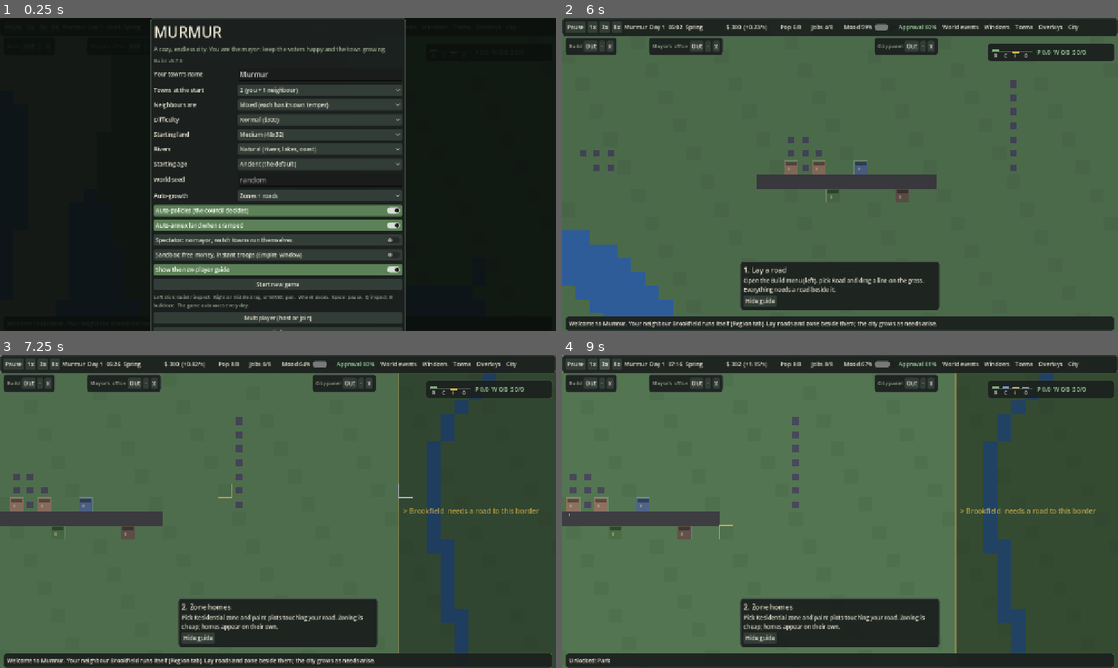
Above: before the commit, frames 1-4 (two rows, left to right).
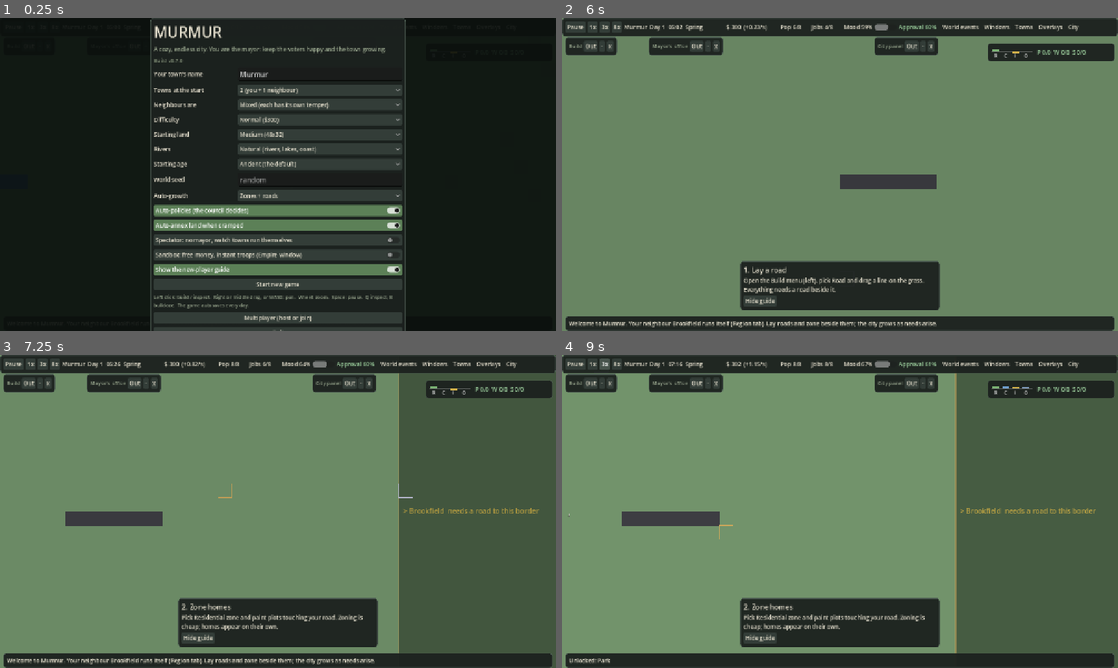
Above: after the commit, the same moments.

Repository: krugerhomeassistant/murmur
Game: Godot game, scene res://scenes/main.tscn
Two runs of this game, one before a commit and one after it. Both use one fixed random seed, a clock stepped at 60 frames per second and the inputs below.
Inputs (mouse positions are in pixels of both pictures, inside the frame that each line leads up to):
- Up to frame 1 (0.25 s): no input
- Up to frame 2 (6 s): click "x" at 0.5 s; click "x" at 1.25 s; click "x" at 2 s; click "Normal ($300)" at 2.75 s; click "Normal ($300)" at 3.5 s; click "Show the new-player guide" at 4.25 s; click "Show the new-player guide" at 5 s; click "Start new game" at 5.75 s
- Up to frame 3 (7.25 s): tap Enter at 6.5, 6.6 s; move the mouse to (400, 495) at 6.52 s; hold D from 6.53 s (still down); click (400, 495) at 6.67 s; tap Space at 6.77, 7.07 s
- Up to frame 4 (9 s): release D at 7.25 s; drag from (728, 527) to (812, 574) at 7.27 s; click "1x" at 8 s; click "3x" at 8.75 s

The runs differ from the first frame. In frame 2, 79% of the frame differs, in the area x 0-100%, y 0-100%; in frame 3, 58%; in frame 4, 57%.
Error after the commit: Parse Error: Cannot find member "LAMP" in base "Catalog.Id". (res://scripts/art.gd:58)

Commit message:
Buildings by age: stalls, workshops, timber shops, smithies; art for thirteen buildings without any

Diff:
--- a/client/scripts/art.gd
+++ b/client/scripts/art.gd
@@ -55,7 +55,7 @@
 
 
 static func _has(id: int) -> bool:
-	return id in [T.FIRE, T.POLICE, T.CLINIC, T.HOSPITAL, T.SCH …(351 unchanged characters)… T.PORT, T.NAVYARD, T.FISHDOCK, T.FOUNDRY]
+	return id in [T.FIRE, T.POLICE, T.CLINIC, T.HOSPITAL, T.SCH …(351 unchanged characters)… T.PORT, T.NAVYARD, T.FISHDOCK, T.FOUNDRY, T.WELL, T.LAMP, T.LUMBER, T.SAWMILL, T.TOOLWORKS, T.RAILYARD, T.REFINERY, T.ARMOURY, T.HYDRO, T.RESERVOIR, T.GAS, T.NUCLEAR, T.DESAL]
 
 
 static func _draw(ci: CanvasItem, id: int, night: bool, k: Color) -> void:
@@ -443,6 +443,108 @@
 			_r(ci, 20, 4, 5, 12, Color("5a4a44") * k)
 			ci.draw_circle(Vector2(22, 4 + 2.0 * sin(t * 2.0)), 3.0, Color(1.0, 0.55, 0.2, 0.7))
 			_r(ci, 10, 20, 8, 9, Color("e67e22") * k)
+		T.WELL:  # a ring of stone, a little roof and a bucket
+			ci.draw_circle(Vector2(16, 20), 8.0, Color(0, 0, 0, 0.16))
+			ci.draw_circle(Vector2(16, 18), 7.0, Color("8d8a82") * k)
+			ci.draw_circle(Vector2(16, 18), 4.5, Color("2b5f8f"))
+			ci.draw_circle(Vector2(15, 17), 1.5, Color(1, 1, 1, 0.3))
+			_r(ci, 8, 8, 2, 10, Color("5a432a") * k)
+			_r(ci, 22, 8, 2, 10, Color("5a432a") * k)
+			_tri(ci, Vector2(6, 9), Vector2(26, 9), Vector2(16, 3), Color("b8964a") * k)
+			ci.draw_line(Vector2(16, 9), Vector2(16, 15), Color("5a432a"), 1.0)
+		T.LAMP:
+			ci.draw_circle(Vector2(16, 27), 2.5, Color(0, 0, 0, 0.16))
+			_r(ci, 15, 9, 2, 19, Color("3a3a3e") * k)
+			_r(ci, 12, 6, 8, 4, Color("3a3a3e") * k)
+			ci.draw_circle(Vector2(16, 8), 3.0, Color("ffe9a0") if night else Color("e8e0c0"))
+			if night:
+				ci.draw_circle(Vector2(16, 8), 9.0, Color(1, 0.9, 0.5, 0.18))
+		T.LUMBER:  # a camp: a log stack, a felled trunk and a hut
+			_r(ci, 4, 6, 14, 10, Color("8a6a40") * k)
+			_tri(ci, Vector2(3, 6), Vector2(19, 6), Vector2(11, 1), Color("b8964a") * k)
+			_r(ci, 9, 10, 4, 6, Color("3a2a1a") * k)
+			for l in 3:
+				for q in 2:
+					ci.draw_circle(Vector2(8 + l * 5.0 + q * 2.5, 24 - q * 4.0), 2.6, Color("a98856") * k)
+					ci.draw_circle(Vector2(8 + l * 5.0 + q * 2.5, 24 - q * 4.0), 1.0, Color("d8b878") * k)
+			_r(ci, 21, 18, 8, 3, Color("6e5230") * k)
+		T.SAWMILL:
+			_r(ci, 3, 12, 20, 15, Color("a98856") * k)
+			_tri(ci, Vector2(2, 12), Vector2(24, 12), Vector2(13, 5), Color("7a5a3a") * k)
+			_r(ci, 6, 17, 8, 10, Color("3a2a1a") * k)
+			ci.draw_circle(Vector2(27, 22), 4.0, Color("9aa0a6") * k)
+			ci.draw_circle(Vector2(27, 22), 1.2, Color("3a3a3e"))
+			_r(ci, 20, 6, 3, 8, Color("7a766c") * k)
+			_smoke(ci, 21.5, 6, 0.3)
+		T.TOOLWORKS:
+			_r(ci, 3, 12, 26, 16, Color("8d9aa5") * k)
+			_tri(ci, Vector2(2, 12), Vector2(30, 12), Vector2(16, 6), Color("5d6d7e") * k)
+			_r(ci, 6, 19, 6, 9, Color("3a3a3e") * k)
+			_win(ci, 16, 17, 4, 4, night)
+			_win(ci, 22, 17, 4, 4, night)
+			_r(ci, 23, 2, 4, 10, Color("7a766c") * k)
+			_smoke(ci, 25, 2, 0.5)
+			_r(ci, 14, 25, 8, 3, Color("4a4a50") * k)
+		T.RAILYARD:
+			_r(ci, 2, 20, 28, 2, Color("6a5a48") * k)
+			_r(ci, 2, 26, 28, 2, Color("6a5a48") * k)
+			for q in 7:
+				_r(ci, 3 + q * 4, 19, 1.5, 10, Color("8a6a40") * k)
+			_r(ci, 4, 8, 20, 10, Color("a05a3a") * k)  # engine shed
+			_tri(ci, Vector2(3, 8), Vector2(25, 8), Vector2(14, 3), Color("4e5058") * k)
+			_r(ci, 8, 11, 6, 7, Color("3a2a1a") * k)
+			_r(ci, 24, 14, 5, 4, Color("3a3a3e") * k)
+		T.REFINERY:
+			for q in 2:
+				_r(ci, 4 + q * 13, 14, 11, 13, Color("b0b8bc") * k)
+				ci.draw_circle(Vector2(9.5 + q * 13, 14), 5.5, Color("c4ccd0") * k)
+				_r(ci, 4 + q * 13, 18, 11, 1, Color(0, 0, 0, 0.18))
+			_r(ci, 11, 3, 3, 12, Color("7a766c") * k)
+			_r(ci, 20, 6, 2, 9, Color("7a766c") * k)
+			ci.draw_circle(Vector2(12.5, 3), 1.6, Color("ff9a3a") if night else Color("d86a2a"))
+			_smoke(ci, 21, 6, 0.2)
+		T.ARMOURY:
+			_r(ci, 3, 11, 26, 17, Color("7a7a6a") * k)
+			_r(ci, 3, 9, 26, 3, Color("5a5a4a") * k)
+			for q in 4:
+				_r(ci, 3 + q * 7, 7, 4, 3, Color("5a5a4a") * k)  # battlements
+			_r(ci, 12, 18, 8, 10, Color("3a3226") * k)
+			_flag(ci, 16, 2, Color("c0392b"))
+		T.HYDRO:  # a dam wall across the water with a turbine house
+			_r(ci, 2, 10, 28, 7, Color("9aa0a6") * k)
+			_r(ci, 2, 10, 28, 2, Color("b8bec2") * k)
+			_r(ci, 2, 17, 28, 11, Color("3f7fb8"))
+			_r(ci, 2, 20, 28, 1, Color(1, 1, 1, 0.25))
+			_r(ci, 11, 4, 10, 7, Color("7a8088") * k)
+			_win(ci, 14, 6, 4, 3, night)
+		T.RESERVOIR:
+			_r(ci, 3, 12, 26, 15, Color("8d8a82") * k)
+			_r(ci, 5, 14, 22, 11, Color("3a86c8"))
+			_r(ci, 5, 17, 22, 1, Color(1, 1, 1, 0.3))
+			_r(ci, 12, 5, 8, 8, Color("9aa0a6") * k)
+			_tri(ci, Vector2(11, 5), Vector2(21, 5), Vector2(16, 1), Color("5d6d7e") * k)
+		T.GAS:
+			_r(ci, 3, 14, 18, 13, Color("a0a8ac") * k)
+			_r(ci, 3, 12, 18, 3, Color("7a8088") * k)
+			_r(ci, 23, 4, 5, 23, Color("b0b8bc") * k)
+			_r(ci, 23, 4, 5, 3, Color("c0392b") * k)
+			_win(ci, 7, 18, 4, 4, night)
+			_win(ci, 13, 18, 4, 4, night)
+			_smoke(ci, 25.5, 4, 0.1)
+		T.NUCLEAR:
+			ci.draw_colored_polygon(PackedVector2Array([Vector2(3, 28), Vector2(8, 10), Vector2(18, 10), Vector2(23, 28)]), Color("c4c8cc") * k)
+			ci.draw_colored_polygon(PackedVector2Array([Vector2(13, 10), Vector2(18, 10), Vector2(23, 28), Vector2(16, 28)]), Color(0, 0, 0, 0.1))
+			_r(ci, 6, 16, 14, 1, Color(0, 0, 0, 0.15))
+			_r(ci, 22, 18, 8, 10, Color("8d9aa5") * k)
+			_r(ci, 24, 21, 4, 3, Color("7fd0e0") if night else Color("a9cfe0"))
+			_smoke(ci, 13, 9, 0.4)
+		T.DESAL:
+			_r(ci, 3, 16, 26, 11, Color("9aa0a6") * k)
+			for q in 3:
+				ci.draw_circle(Vector2(9.0 + q * 7.0, 16.0), 3.5, Color("c4ccd0") * k)
+			_r(ci, 3, 24, 26, 3, Color("3f7fb8"))
+			_r(ci, 4, 10, 2, 7, Color("7a8088") * k)
+			_r(ci, 6, 11, 18, 1, Color("7a8088") * k)
 		T.MILL:
 			_r(ci, 9, 12, 14, 17, Color("c9b98a") * k)
 			_tri(ci, Vector2(8, 12), Vector2(24, 12), Vector2(16, 5), Color("8a5a3a") * k)
@@ -573,6 +675,36 @@
 			_r(ci, 6, by2 - 1, 20, 2, Color("e8edf2") * k)
 			_r(ci, 14, 25, 5, 4, Color("2c3e50") * k)
 			ci.draw_line(Vector2(9, by2 + 2), Vector2(12, by2 + ht2 - 3), Color(1, 1, 1, 0.4), 1.0)
+		"shop" when age == 0:  # Ancient: a market stall under a striped cloth, goods on the counter
+			ci.draw_rect(Rect2(1, 1, 30, 30), Color("c8b68a") * k)
+			var sc0: Color = [Color("c0392b"), Color("2e86c1"), Color("27ae60"), Color("d68910")][h % 4] * k
+			_r(ci, 4, 25, 25, 3, Color(0, 0, 0, 0.14))
+			_r(ci, 5, 17, 22, 8, Color("8a6a40") * k)  # counter
+			_r(ci, 5, 17, 22, 2, Color("a98856") * k)
+			for g in 4 + lv:
+				ci.draw_circle(Vector2(8.0 + g * 4.0, 16.0), 1.8, [Color("d8402a"), Color("e0b030"), Color("7ab040"), Color("c07a30")][(g + h) % 4] * k)
+			_r(ci, 4, 8, 2, 17, Color("5a432a") * k)  # posts
+			_r(ci, 26, 8, 2, 17, Color("5a432a") * k)
+			for s in 6:  # striped cloth
+				_r(ci, 3 + s * 4.3, 6, 4.3, 7, sc0 if s % 2 == 0 else Color("f4efe0") * k)
+			_r(ci, 3, 12, 26, 1.5, Color(0, 0, 0, 0.18))
+			if lv >= 2:
+				_r(ci, 24, 4, 5, 3, sc0.darkened(0.2))
+		"shop" when age == 1:  # Medieval: a timber-framed shop with a hanging sign
+			ci.draw_rect(Rect2(1, 1, 30, 30), Color("a39a88") * k)
+			var sc1: Color = [Color("c0392b"), Color("2e86c1"), Color("27ae60"), Color("d68910")][h % 4] * k
+			var ph1 := 13.0 + 3.0 * lv
+			_r(ci, 4, 28 - ph1, 24, ph1, Color("e6d9b4") * k)
+			_r(ci, 4, 28 - ph1 + ph1 * 0.55, 24, ph1 * 0.45, Color(0.25, 0.15, 0.05, 0.1))
+			for bx in [4.0, 15.0, 26.0]:  # dark timber frame
+				_r(ci, bx, 28 - ph1, 2, ph1, Color("5a432a") * k)
+			_r(ci, 4, 28 - ph1 + 6, 24, 2, Color("5a432a") * k)
+			_tri(ci, Vector2(2, 28 - ph1), Vector2(30, 28 - ph1), Vector2(16, 28 - ph1 - 8), Color("a5483a") * k)
+			_tri(ci, Vector2(16, 28 - ph1 - 8), Vector2(30, 28 - ph1), Vector2(19, 28 - ph1), Color(0, 0, 0, 0.14))
+			_win(ci, 6, 28 - ph1 + 9, 6, 5, night)
+			_r(ci, 18, 28 - ph1 + 9, 6, ph1 - 9, Color("4a3422") * k)
+			_r(ci, 26, 28 - ph1 + 8, 5, 1, Color("3a2a1a") * k)  # sign bracket and board
+			_r(ci, 27, 28 - ph1 + 9, 4, 4, sc1)
 		"shop":
 			ci.draw_rect(Rect2(1, 1, 30, 30), Color("a9ac9c") * k)
 			var sc: Color = [Color("c0392b"), Color("2e86c1"), Color("27ae60"), Color("d68910")][h % 4] * k
@@ -587,6 +719,29 @@
 			if lv >= 2:
 				_r(ci, 8, 28 - ph - 3, 16, 4, sc.darkened(0.2))
 				_r(ci, 9, 28 - ph - 2, 14, 1, Color(1, 1, 1, 0.5))
+		"factory" when age == 0:  # Ancient: an open workshop shed, a clay kiln and an anvil
+			ci.draw_rect(Rect2(1, 1, 30, 30), Color("a89a76") * k)
+			var fw := 11.0 + 2.0 * lv
+			_r(ci, 4, 28 - fw + 3, 24, 2, Color(0, 0, 0, 0.14))
+			_r(ci, 4, 28 - fw, 2, fw, Color("5a432a") * k)  # posts
+			_r(ci, 26, 28 - fw, 2, fw, Color("5a432a") * k)
+			_tri(ci, Vector2(2, 28 - fw), Vector2(30, 28 - fw), Vector2(16, 28 - fw - 7), Color("d8bf6a") * k)
+			_tri(ci, Vector2(16, 28 - fw - 7), Vector2(30, 28 - fw), Vector2(19, 28 - fw), Color(0, 0, 0, 0.14))
+			ci.draw_circle(Vector2(11, 23), 5.0, Color("b0714a") * k)  # kiln
+			ci.draw_circle(Vector2(11, 22), 2.4, Color("ffb050") if night else Color("3a2a20"))
+			_r(ci, 18, 23, 7, 3, Color("4a4a50") * k)  # anvil
+			_smoke(ci, 11, 17, (h % 5) * 0.2)
+		"factory" when age == 1:  # Medieval: a stone smithy with a tall chimney and a glowing forge
+			ci.draw_rect(Rect2(1, 1, 30, 30), Color("a39a88") * k)
+			var fh1 := 12.0 + 2.0 * lv
+			_r(ci, 3, 29 - fh1, 26, fh1, Color("9a958a") * k)
+			_r(ci, 3, 29 - fh1 + fh1 * 0.55, 26, fh1 * 0.45, Color(0.1, 0.1, 0.1, 0.12))
+			_tri(ci, Vector2(1, 29 - fh1), Vector2(31, 29 - fh1), Vector2(16, 29 - fh1 - 7), Color("6a5a48") * k)
+			_r(ci, 22, 29 - fh1 - 12, 4, 12, Color("7a766c") * k)
+			_smoke(ci, 24, 29 - fh1 - 12, (h % 5) * 0.2)
+			_r(ci, 6, 21, 9, 8, Color("2a2622") * k)
+			_r(ci, 8, 24, 5, 4, Color("ff9a3a") if night else Color("7a3a20"))
+			_r(ci, 18, 25, 7, 3, Color("4a4a50") * k)
 		"factory":
 			ci.draw_rect(Rect2(1, 1, 30, 30), Color("9a9684") * k)
 			var fh := 12.0 + 2.0 * lv
Not shown, changed: CHANGELOG.md
